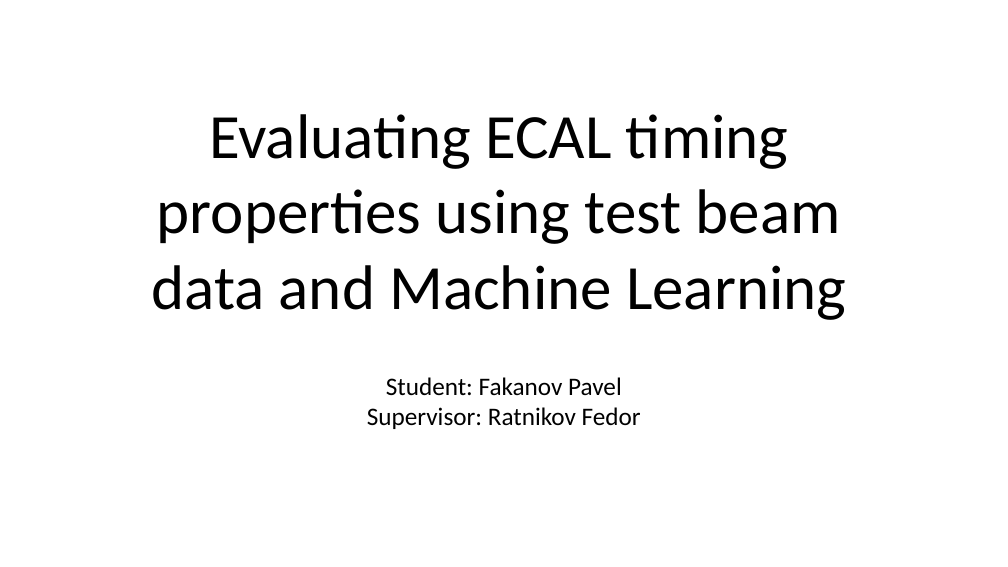
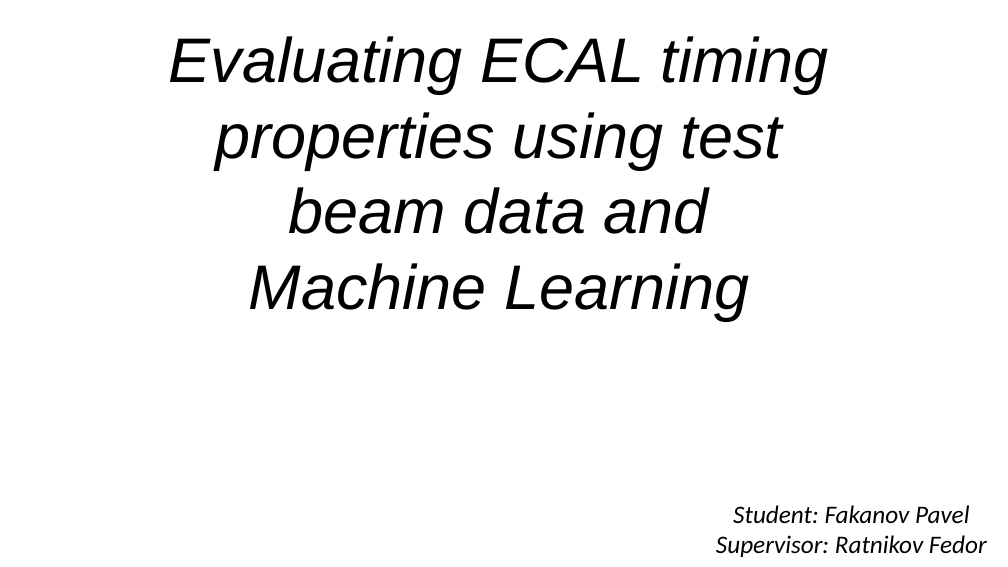
Before and after one commit to whiteRa2bit/cern_summer_project, a slide deck: slide 1 of Evaluating ECAL timing properties using test beam data.pptx. Drawn at 1008x567 pixels with LibreOffice and Linux fonts; fonts in the diff are those of the drawing. Boxes give left, top, right and bottom in pixels: in the first picture for what was removed or moved away, otherwise in the second. Text is boxed around its words. In the diff, an @@ line names an element or a change of style, - is before the commit and + after.

```diff
--- a/Evaluating ECAL timing properties using test beam data.pptx
+++ b/Evaluating ECAL timing properties using test beam data.pptx
@@ text "Evaluating ECAL timing properties using ..." at <box>169,36,829,320</box>: font Calibri to Arial, italic on @@
@@ text "Student: Fakanov Pavel": place and size @@
-text "Student: Fakanov Pavel" at <box>367,377,641,429</box>
+text "Student: Fakanov Pavel" at <box>716,505,987,557</box>
@@ text "Student: Fakanov Pavel" at <box>716,505,987,557</box>: italic on @@
```
Also in this commit, not shown: 16 other slides changed, 6 slides added, 6 slides removed, 31 other files.
